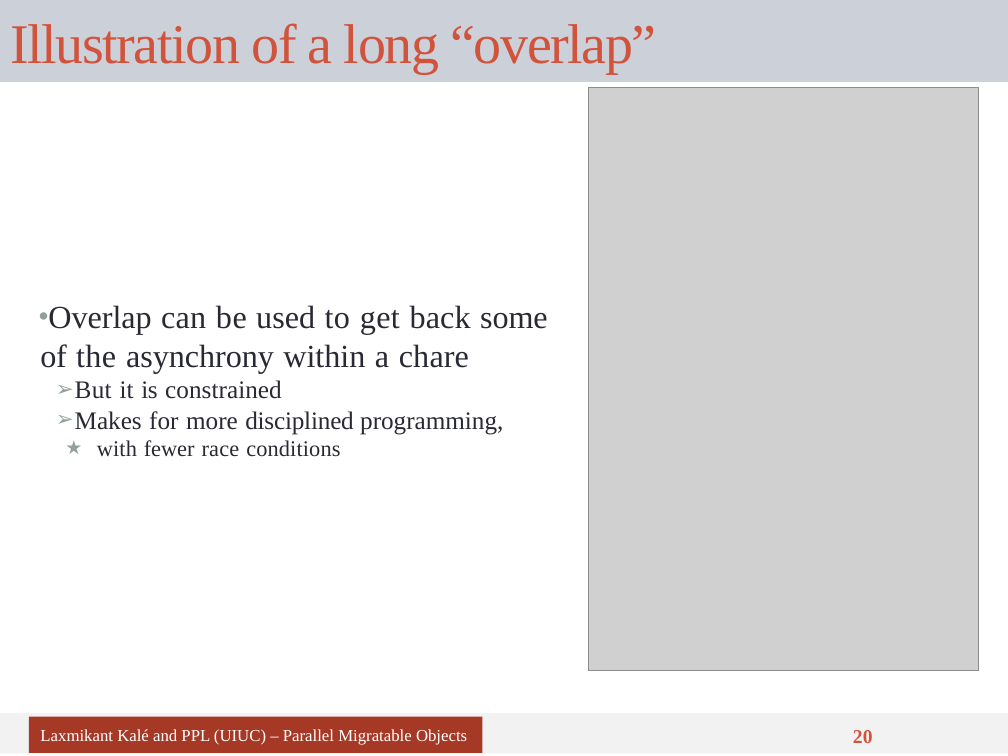
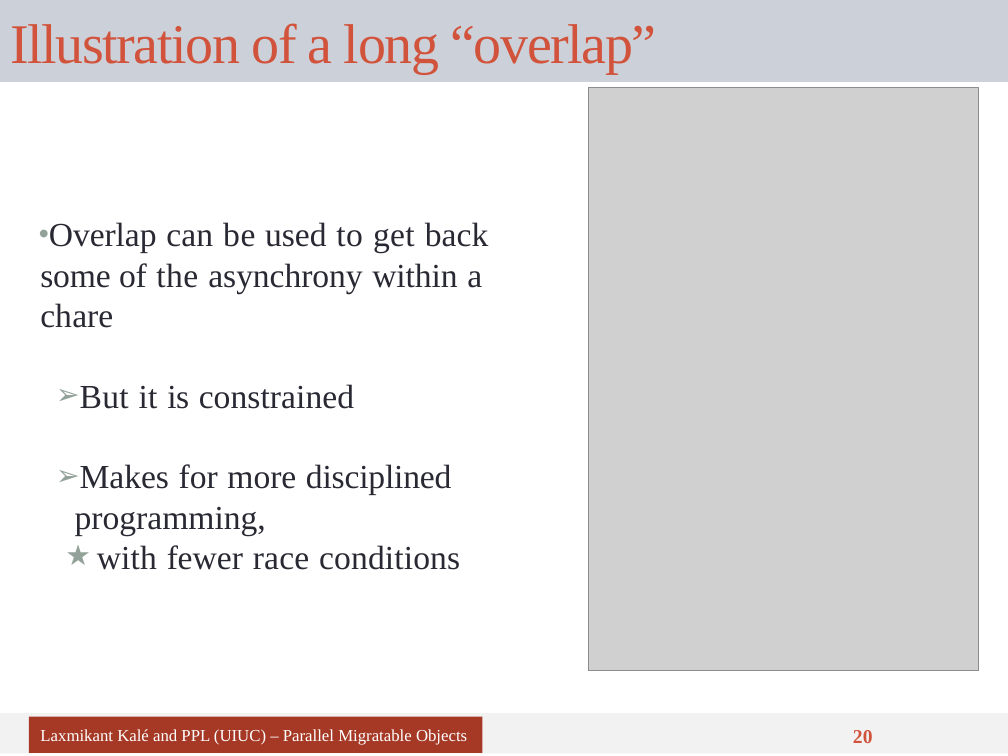
Before and after one commit to UIUC-PPL/charm_tutorial, a slide deck: slide 20 of tutorial-07-sdag.pptx. Drawn at 1008x756 pixels with LibreOffice and Linux fonts; fonts in the diff are those of the drawing; grey boxes stand for pictures. Boxes give left, top, right and bottom in pixels: in the first picture for what was removed or moved away, otherwise in the second. Text is boxed around its words. In the diff, an @@ line names an element or a change of style, - is before the commit and + after.

```diff
--- a/tutorial-07-sdag.pptx
+++ b/tutorial-07-sdag.pptx
@@ text "Overlap can be used to ...": place and size @@
-text "Overlap can be used to ..." at bbox=[40, 305, 547, 457]
+text "Overlap can be used to ..." at bbox=[40, 222, 489, 570]
@@ text "Overlap can be used to ..." at bbox=[40, 222, 489, 570]: size 23 to 24 pt in "Overlap can be used to get back ..."; size 18 to 24 pt in "But it is constrained", "Makes for more disciplined programming,"; size 16 to 24 pt in "with fewer race conditions" @@
```
Also in this commit, not shown: 6 other slides changed.
